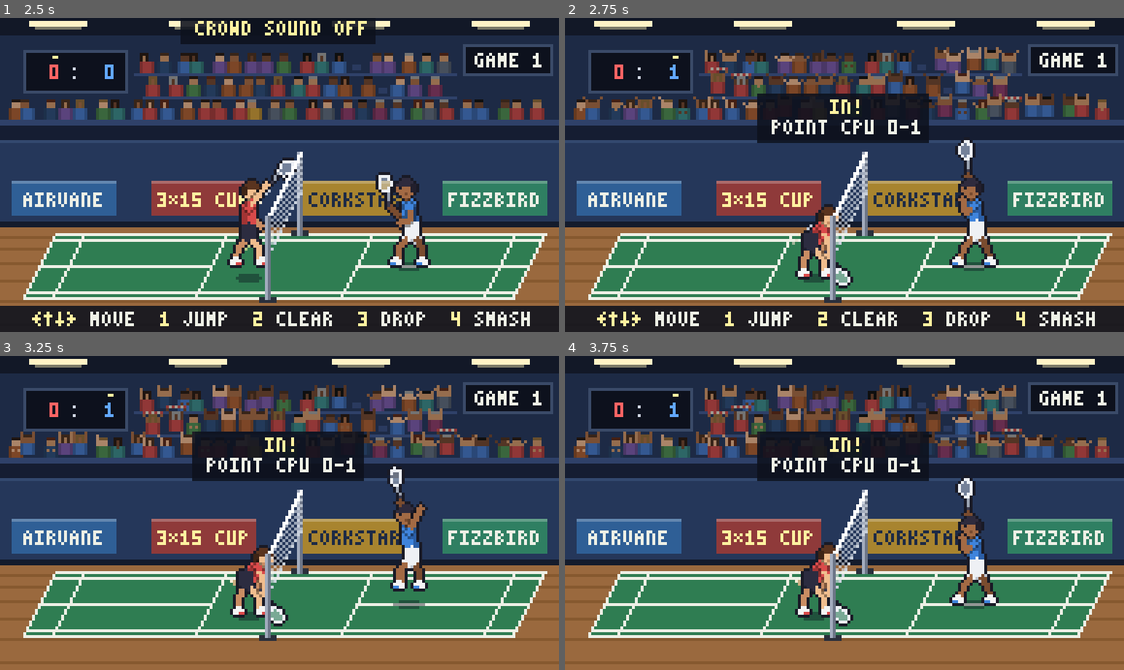
Above: before the commit, frames 1-4 (two rows, left to right).
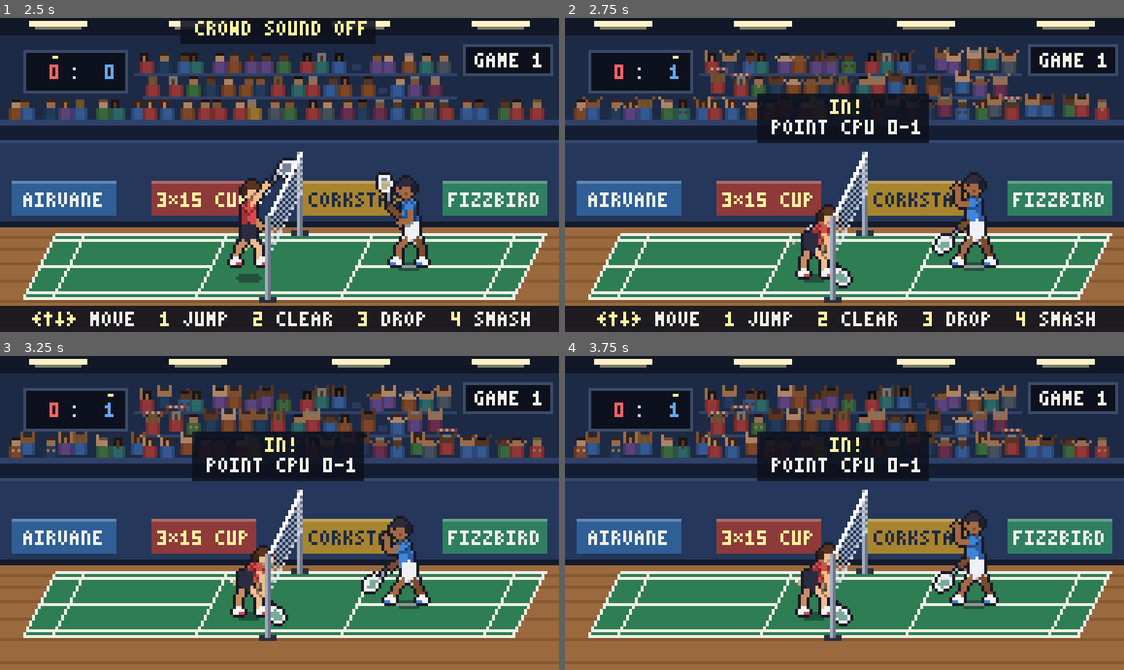
Above: after the commit, the same moments.

Repository: totopoloco/badminton-game
Game: Godot game, scene res://main.tscn
Same seed, same stepped clock (60 frames per second), same inputs: the game is played once before the commit and once after it.
Inputs (mouse positions are in pixels of both pictures, inside the frame that each line leads up to):
- Up to frame 1 (2.5 s): tap Enter (start) at 0.5 s; move the mouse to (402, 159) at 0.52 s; hold Right (right) 0.53-1.28 s; tap 2 (clear) at 0.6 s; tap 1 (jump) at 0.77, 1.52 s; move the mouse to (167, 190) at 1.27 s; hold Q (back) 1.28-2.03 s; tap N (crowd) at 1.35 s; move the mouse to (335, 105) at 2.02 s; hold Right (right) from 2.03 s (still down); tap 3 (drop) at 2.1 s
- Up to frame 2 (2.75 s): keep holding Right (right)
- Up to frame 3 (3.25 s): move the mouse to (251, 575) at 2.77 s; release Right (right) at 2.78 s; hold Up (up) from 2.78 s (still down); tap H (keys) at 2.85 s; tap 1 (jump) at 3.02 s
- Up to frame 4 (3.75 s): move the mouse to (1012, 560) at 3.52 s; release Up (up) at 3.53 s; hold Left (left) from 3.53 s (still down); tap 4 (smash) at 3.6 s

Frame 1 is identical in both runs. In frame 2, 1.0% of the frame differs, in the area x 65-76%, y 38-76%; in frame 3, 2.2%, in the area x 64-78%, y 35-80%; in frame 4, 1.0%.

Commit message:
Celebrate points with a strong arm, every point or only hard ones

Diff:
--- a/assets/rig.json
+++ b/assets/rig.json
@@ -204,6 +204,18 @@
    "lift": [
     0,
     1,
+    0
+   ]
+  },
+  "fist": {
+   "loop": false,
+   "contact": -1,
+   "frames": 5,
+   "lift": [
+    0,
+    0,
+    0,
+    0,
     0
    ]
   }
--- a/assets/sprites/blue_man.json
+++ b/assets/sprites/blue_man.json
@@ -589,11 +589,61 @@
     "h": 61
    },
    "duration": 300
+  },
+  {
+   "filename": "blue_man 59.aseprite",
+   "frame": {
+    "x": 3127,
+    "y": 0,
+    "w": 53,
+    "h": 61
+   },
+   "duration": 200
+  },
+  {
+   "filename": "blue_man 60.aseprite",
+   "frame": {
+    "x": 3180,
+    "y": 0,
+    "w": 53,
+    "h": 61
+   },
+   "duration": 150
+  },
+  {
+   "filename": "blue_man 61.aseprite",
+   "frame": {
+    "x": 3233,
+    "y": 0,
+    "w": 53,
+    "h": 61
+   },
+   "duration": 150
+  },
+  {
+   "filename": "blue_man 62.aseprite",
+   "frame": {
+    "x": 3286,
+    "y": 0,
+    "w": 53,
+    "h": 61
+   },
+   "duration": 150
+  },
+  {
+   "filename": "blue_man 63.aseprite",
+   "frame": {
+    "x": 3339,
+    "y": 0,
+    "w": 53,
+    "h": 61
+   },
+   "duration": 650
   }
  ],
  "meta": {
   "size": {
-   "w": 3127,
+   "w": 3392,
    "h": 61
   },
   "frameTags": [
@@ -715,6 +765,12 @@
     "name": "clap",
     "from": 56,
     "to": 58,
+    "direction": "forward"
+   },
+   {
+    "name": "fist",
+    "from": 59,
+    "to": 63,
     "direction": "forward"
    }
   ]
--- a/assets/sprites/blue_man_far.json
+++ b/assets/sprites/blue_man_far.json
@@ -589,11 +589,61 @@
     "h": 61
    },
    "duration": 300
+  },
+  {
+   "filename": "blue_man_far 59.aseprite",
+   "frame": {
+    "x": 3127,
+    "y": 0,
+    "w": 53,
+    "h": 61
+   },
+   "duration": 200
+  },
+  {
+   "filename": "blue_man_far 60.aseprite",
+   "frame": {
+    "x": 3180,
+    "y": 0,
+    "w": 53,
+    "h": 61
+   },
+   "duration": 150
+  },
+  {
+   "filename": "blue_man_far 61.aseprite",
+   "frame": {
+    "x": 3233,
+    "y": 0,
+    "w": 53,
+    "h": 61
+   },
+   "duration": 150
+  },
+  {
+   "filename": "blue_man_far 62.aseprite",
+   "frame": {
+    "x": 3286,
+    "y": 0,
+    "w": 53,
+    "h": 61
+   },
+   "duration": 150
+  },
+  {
+   "filename": "blue_man_far 63.aseprite",
+   "frame": {
+    "x": 3339,
+    "y": 0,
+    "w": 53,
+    "h": 61
+   },
+   "duration": 650
   }
  ],
  "meta": {
   "size": {
-   "w": 3127,
+   "w": 3392,
    "h": 61
   },
   "frameTags": [
@@ -715,6 +765,12 @@
     "name": "clap",
     "from": 56,
     "to": 58,
+    "direction": "forward"
+   },
+   {
+    "name": "fist",
+    "from": 59,
+    "to": 63,
     "direction": "forward"
    }
   ]
--- a/assets/sprites/blue_woman.json
+++ b/assets/sprites/blue_woman.json
@@ -589,11 +589,61 @@
     "h": 61
    },
    "duration": 300
+  },
+  {
+   "filename": "blue_woman 59.aseprite",
+   "frame": {
+    "x": 3127,
+    "y": 0,
+    "w": 53,
+    "h": 61
+   },
+   "duration": 200
+  },
+  {
+   "filename": "blue_woman 60.aseprite",
+   "frame": {
+    "x": 3180,
+    "y": 0,
+    "w": 53,
+    "h": 61
+   },
+   "duration": 150
+  },
+  {
+   "filename": "blue_woman 61.aseprite",
+   "frame": {
+    "x": 3233,
+    "y": 0,
+    "w": 53,
+    "h": 61
+   },
+   "duration": 150
+  },
+  {
+   "filename": "blue_woman 62.aseprite",
+   "frame": {
+    "x": 3286,
+    "y": 0,
+    "w": 53,
+    "h": 61
+   },
+   "duration": 150
+  },
+  {
+   "filename": "blue_woman 63.aseprite",
+   "frame": {
+    "x": 3339,
+    "y": 0,
+    "w": 53,
+    "h": 61
+   },
+   "duration": 650
   }
  ],
  "meta": {
   "size": {
-   "w": 3127,
+   "w": 3392,
    "h": 61
   },
   "frameTags": [
@@ -715,6 +765,12 @@
     "name": "clap",
     "from": 56,
     "to": 58,
+    "direction": "forward"
+   },
+   {
+    "name": "fist",
+    "from": 59,
+    "to": 63,
     "direction": "forward"
    }
   ]
--- a/assets/sprites/blue_woman_far.json
+++ b/assets/sprites/blue_woman_far.json
@@ -589,11 +589,61 @@
     "h": 61
    },
    "duration": 300
+  },
+  {
+   "filename": "blue_woman_far 59.aseprite",
+   "frame": {
+    "x": 3127,
+    "y": 0,
+    "w": 53,
+    "h": 61
+   },
+   "duration": 200
+  },
+  {
+   "filename": "blue_woman_far 60.aseprite",
+   "frame": {
+    "x": 3180,
+    "y": 0,
+    "w": 53,
+    "h": 61
+   },
+   "duration": 150
+  },
+  {
+   "filename": "blue_woman_far 61.aseprite",
+   "frame": {
+    "x": 3233,
+    "y": 0,
+    "w": 53,
+    "h": 61
+   },
+   "duration": 150
+  },
+  {
+   "filename": "blue_woman_far 62.aseprite",
+   "frame": {
+    "x": 3286,
+    "y": 0,
+    "w": 53,
+    "h": 61
+   },
+   "duration": 150
+  },
+  {
+   "filename": "blue_woman_far 63.aseprite",
+   "frame": {
+    "x": 3339,
+    "y": 0,
+    "w": 53,
+    "h": 61
+   },
+   "duration": 650
   }
  ],
  "meta": {
   "size": {
-   "w": 3127,
+   "w": 3392,
    "h": 61
   },
   "frameTags": [
@@ -715,6 +765,12 @@
     "name": "clap",
     "from": 56,
     "to": 58,
+    "direction": "forward"
+   },
+   {
+    "name": "fist",
+    "from": 59,
+    "to": 63,
     "direction": "forward"
    }
   ]
--- a/assets/sprites/red_man.json
+++ b/assets/sprites/red_man.json
@@ -589,11 +589,61 @@
     "h": 61
    },
    "duration": 300
+  },
+  {
+   "filename": "red_man 59.aseprite",
+   "frame": {
+    "x": 3127,
+    "y": 0,
+    "w": 53,
+    "h": 61
+   },
+   "duration": 200
+  },
+  {
+   "filename": "red_man 60.aseprite",
+   "frame": {
+    "x": 3180,
+    "y": 0,
+    "w": 53,
+    "h": 61
+   },
+   "duration": 150
+  },
+  {
+   "filename": "red_man 61.aseprite",
+   "frame": {
+    "x": 3233,
+    "y": 0,
+    "w": 53,
+    "h": 61
+   },
+   "duration": 150
+  },
+  {
+   "filename": "red_man 62.aseprite",
+   "frame": {
+    "x": 3286,
+    "y": 0,
+    "w": 53,
+    "h": 61
+   },
+   "duration": 150
+  },
+  {
+   "filename": "red_man 63.aseprite",
+   "frame": {
+    "x": 3339,
+    "y": 0,
+    "w": 53,
+    "h": 61
+   },
+   "duration": 650
   }
  ],
  "meta": {
   "size": {
-   "w": 3127,
+   "w": 3392,
    "h": 61
   },
   "frameTags": [
@@ -715,6 +765,12 @@
     "name": "clap",
     "from": 56,
     "to": 58,
+    "direction": "forward"
+   },
+   {
+    "name": "fist",
+    "from": 59,
+    "to": 63,
     "direction": "forward"
    }
   ]
--- a/assets/sprites/red_man_far.json
+++ b/assets/sprites/red_man_far.json
@@ -589,11 +589,61 @@
     "h": 61
    },
    "duration": 300
+  },
+  {
+   "filename": "red_man_far 59.aseprite",
+   "frame": {
+    "x": 3127,
+    "y": 0,
+    "w": 53,
+    "h": 61
+   },
+   "duration": 200
+  },
+  {
+   "filename": "red_man_far 60.aseprite",
+   "frame": {
+    "x": 3180,
+    "y": 0,
+    "w": 53,
+    "h": 61
+   },
+   "duration": 150
+  },
+  {
+   "filename": "red_man_far 61.aseprite",
+   "frame": {
+    "x": 3233,
+    "y": 0,
+    "w": 53,
+    "h": 61
+   },
+   "duration": 150
+  },
+  {
+   "filename": "red_man_far 62.aseprite",
+   "frame": {
+    "x": 3286,
+    "y": 0,
+    "w": 53,
+    "h": 61
+   },
+   "duration": 150
+  },
+  {
+   "filename": "red_man_far 63.aseprite",
+   "frame": {
+    "x": 3339,
+    "y": 0,
+    "w": 53,
+    "h": 61
+   },
+   "duration": 650
   }
  ],
  "meta": {
   "size": {
-   "w": 3127,
+   "w": 3392,
    "h": 61
   },
   "frameTags": [
@@ -715,6 +765,12 @@
     "name": "clap",
     "from": 56,
     "to": 58,
+    "direction": "forward"
+   },
+   {
+    "name": "fist",
+    "from": 59,
+    "to": 63,
     "direction": "forward"
    }
   ]
--- a/assets/sprites/red_woman.json
+++ b/assets/sprites/red_woman.json
@@ -589,11 +589,61 @@
     "h": 61
    },
    "duration": 300
+  },
+  {
+   "filename": "red_woman 59.aseprite",
+   "frame": {
+    "x": 3127,
+    "y": 0,
+    "w": 53,
+    "h": 61
+   },
+   "duration": 200
+  },
+  {
+   "filename": "red_woman 60.aseprite",
+   "frame": {
+    "x": 3180,
+    "y": 0,
+    "w": 53,
+    "h": 61
+   },
+   "duration": 150
+  },
+  {
+   "filename": "red_woman 61.aseprite",
+   "frame": {
+    "x": 3233,
+    "y": 0,
+    "w": 53,
+    "h": 61
+   },
+   "duration": 150
+  },
+  {
+   "filename": "red_woman 62.aseprite",
+   "frame": {
+    "x": 3286,
+    "y": 0,
+    "w": 53,
+    "h": 61
+   },
+   "duration": 150
+  },
+  {
+   "filename": "red_woman 63.aseprite",
+   "frame": {
+    "x": 3339,
+    "y": 0,
+    "w": 53,
+    "h": 61
+   },
+   "duration": 650
   }
  ],
  "meta": {
   "size": {
-   "w": 3127,
+   "w": 3392,
    "h": 61
   },
   "frameTags": [
@@ -715,6 +765,12 @@
     "name": "clap",
     "from": 56,
     "to": 58,
+    "direction": "forward"
+   },
+   {
+    "name": "fist",
+    "from": 59,
+    "to": 63,
     "direction": "forward"
    }
   ]
--- a/assets/sprites/red_woman_far.json
+++ b/assets/sprites/red_woman_far.json
@@ -589,11 +589,61 @@
     "h": 61
    },
    "duration": 300
+  },
+  {
+   "filename": "red_woman_far 59.aseprite",
+   "frame": {
+    "x": 3127,
+    "y": 0,
+    "w": 53,
+    "h": 61
+   },
+   "duration": 200
+  },
+  {
+   "filename": "red_woman_far 60.aseprite",
+   "frame": {
+    "x": 3180,
+    "y": 0,
+    "w": 53,
+    "h": 61
+   },
+   "duration": 150
+  },
+  {
+   "filename": "red_woman_far 61.aseprite",
+   "frame": {
+    "x": 3233,
+    "y": 0,
+    "w": 53,
+    "h": 61
+   },
+   "duration": 150
+  },
+  {
+   "filename": "red_woman_far 62.aseprite",
+   "frame": {
+    "x": 3286,
+    "y": 0,
+    "w": 53,
+    "h": 61
+   },
+   "duration": 150
+  },
+  {
+   "filename": "red_woman_far 63.aseprite",
+   "frame": {
+    "x": 3339,
+    "y": 0,
+    "w": 53,
+    "h": 61
+   },
+   "duration": 650
   }
  ],
  "meta": {
   "size": {
-   "w": 3127,
+   "w": 3392,
    "h": 61
   },
   "frameTags": [
@@ -715,6 +765,12 @@
     "name": "clap",
     "from": 56,
     "to": 58,
+    "direction": "forward"
+   },
+   {
+    "name": "fist",
+    "from": 59,
+    "to": 63,
     "direction": "forward"
    }
   ]
--- a/scripts/config.gd
+++ b/scripts/config.gd
@@ -37,6 +37,7 @@
 const SERVE_Y := 15.0             # ... and from the centre line
 const HOME_U := 42.0              # where the CPU waits
 const LEFT_HANDED := []           # characters who play left-handed, e.g. ["blue_man", "blue_woman"]
+const HARD_RALLY := 10            # a rally this long (shots) makes a hard point, worth a fist
 const POST_Y := 39.6              # the net posts stand on the doubles sidelines
 const LANE_Y := 43.0              # changing ends, the players walk round the posts out here
 const LANE_X := 6.0               # ... from this far before the net to this far past it
--- a/scripts/main.gd
+++ b/scripts/main.gd
@@ -110,7 +110,8 @@
 var shot_count := 0
 var pending_shots: Array = []
 var stats := {"points": 0, "shots": 0, "calls": {}, "strokes": {}, "longest": 0,
-		"max_solves": 0, "max_ticks": 0, "usec": 0, "max_usec": 0, "ends": 0, "clap": false}
+		"max_solves": 0, "max_ticks": 0, "usec": 0, "max_usec": 0, "ends": 0, "clap": false,
+		"won": [0, 0], "fists": [0, 0]}
 var licenses_to := ""                  # --licenses: "-" prints, otherwise a file path
 
 
@@ -405,6 +406,7 @@
 	for side in 2:
 		cpus[side] = null if side == human else CPU.new(rng, side, level)
 		players[side].err_scale = 1.0 if side == human else C.LEVELS[level]["err"]
+		players[side].celebrates_all = randf() < 0.5   # global RNG: leaves seeded play alone
 	server = rng.randi() % 2
 	_begin_serve()
 
@@ -727,6 +729,8 @@
 		land_dir = 1.0
 	mark_on = false
 	sfx.play("land", -4.0)
+	# a hard point: a long rally, or one that saved the other side's game point
+	var hard: bool = rally.shots >= C.HARD_RALLY or score.game_point(1 - winner)
 	outcome = score.add(winner)
 	ends_due = score.change_ends_after(winner, outcome)
 	server = winner
@@ -734,7 +738,16 @@
 		players[side].stroke = {}
 		players[side].move_x = 0.0
 		players[side].move_y = 0.0
-		players[side].mood = "celebrate" if side == winner else "dejected"
+		players[side].mood = "dejected"
+	# The winner: arms up for the match; a strong arm for a game, and for a point if
+	# this player celebrates every point or the point was hard; else back to work.
+	var w = players[winner]
+	if outcome == "match":
+		w.mood = "celebrate"
+	elif outcome == "game" or w.celebrates_all or hard:
+		w.mood = "fist"
+	else:
+		w.mood = ""
 	if human < 0 or winner == human:
 		sfx.play("point", -6.0)
 	else:
@@ -752,9 +765,14 @@
 		stats["calls"][res[1]] = stats["calls"].get(res[1], 0) + 1
 		stats["longest"] = maxi(stats["longest"], rally.shots)
 		stats["max_ticks"] = maxi(stats["max_ticks"], rally.tick)
-		print("point %3d  %s  %-5s after %2d shots  score %d-%d  games %d-%d" % [
+		if outcome != "match":                     # the match point gets the arms up
+			stats["won"][winner] += 1
+		if w.mood == "fist":
+			stats["fists"][winner] += 1
+		print("point %3d  %s  %-5s after %2d shots  score %d-%d  games %d-%d%s" % [
 				stats["points"], "RED " if winner == C.RED else "BLUE", res[1], rally.shots,
-				score.points[0], score.points[1], score.games[0], score.games[1]])
+				score.points[0], score.points[1], score.games[0], score.games[1],
+				"  fist" if w.mood == "fist" else ""])
 		if stats["points"] % 5 == 1:
 			_snapshot("point")
 
@@ -806,6 +824,8 @@
 
 func _game_end_tick() -> void:
 	for pl in players:
+		if state_t == 1:
+			pl.mood = ""                           # the fist is over: both stand easy
 		pl.update()
 	if state_t > 150:
 		score.new_game()
@@ -994,6 +1014,11 @@
 	var ends_expected := score.ends_changes_so_far() - (1 if ends_due else 0) \
 			- (1 if state == St.ENDS else 0)
 	print("changes of ends %d (law 8 expects %d)" % [stats["ends"], ends_expected])
+	var fists: Array = []
+	for side in 2:
+		fists.append("%s %d of %d (%s)" % ["red" if side == C.RED else "blue", stats["fists"][side],
+				stats["won"][side], "every point" if players[side].celebrates_all else "hard points"])
+	print("fists after points won: %s" % ", ".join(fists))
 	var over: bool = score.games[0] == 2 or score.games[1] == 2
 	var left_ok := true
 	if over:
--- a/scripts/player.gd
+++ b/scripts/player.gd
@@ -24,7 +24,8 @@
 var stroke := {}               # empty, or the swing in progress (see rally.gd)
 
 # presentation
-var mood := ""                 # "", "celebrate", "dejected"
+var mood := ""                 # "", "fist", "celebrate", "dejected", "clap"
+var celebrates_all := false    # a fist after every point won, or only after hard ones
 var serve_pose := ""           # "serve" / "serve_short" while holding the shuttle to serve
 var receiving := false
 var no_limits := false         # changing ends or clapping at the net: no half or sideline limits
Binary file changed: assets/sprites/blue_man.png
Binary file changed: assets/sprites/blue_man_far.png
Binary file changed: assets/sprites/blue_woman.png
Binary file changed: assets/sprites/blue_woman_far.png
Binary file changed: assets/sprites/red_man.png
Binary file changed: assets/sprites/red_man_far.png
Binary file changed: assets/sprites/red_woman.png
Binary file changed: assets/sprites/red_woman_far.png
Not shown, changed: ARCHITECTURE.md
